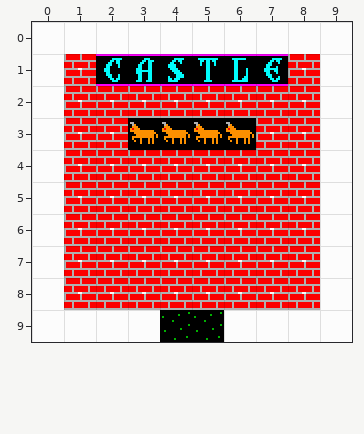
Tiled map: phaser/Ultima-Game-V1/assets/city2.tmx. The picture above is the old version.
Cells are 16x16 px. Shown: x 0..9, y 0..9.
The result:
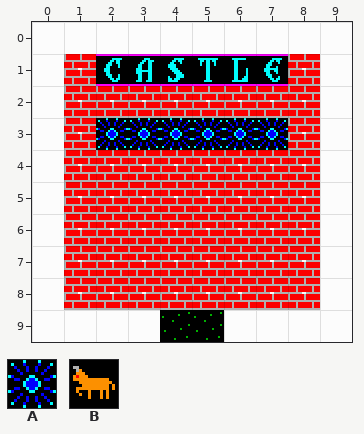
Key: from "ultima": A 78, B 92.
_ is an empty cell.
Tiles replaced or removed in this view: B.
Diff:
Changed rows in their new state; . is an unchanged cell.
Layer "cityLayer":
first column x 2:
 3 AAAAAA
Pixel boxes of the changes (left, top, right, bottom) in both pictures:
changed: (96, 118, 288, 150)
